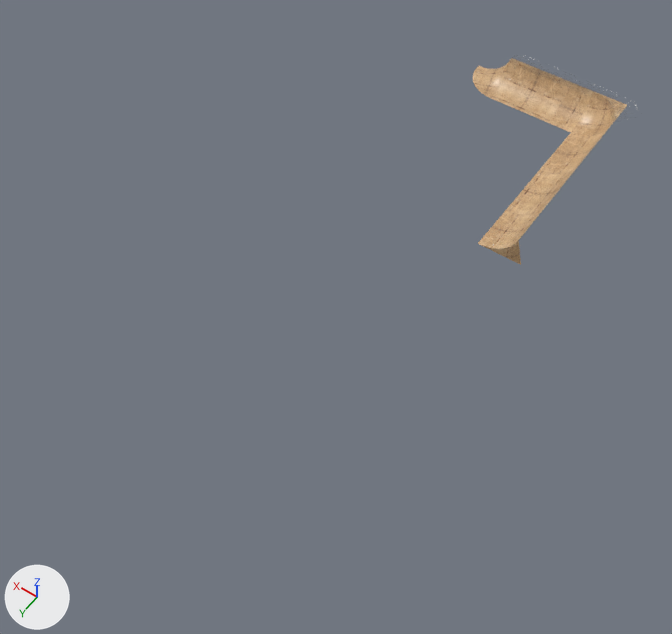
An edit to the FBX model Assets/Content/warehouse/models/quarterC.fbx, drawn before and after from the same camera.
Both versions are drawn from a camera (50 mm lens) standing at (-8.4, 37.3, 29.7) and looking at (4.7, 18.9, 0.7). The lights are fixed; the arrows at lower left show +X, +Y and +Z.

The older version as bpy lines, for what is in view:
```python
me_plane_004 = bpy.data.meshes.new('Plane.004')
me_plane_004.from_pydata(...)  # 308 vertices, 312 faces; spans x -0.16..7.67, y -0.15..10.0, z 0.0..1.24
me_plane_004.materials.append(mat_park01)  # picture img_f47285431_jpg
# before: 307 (-0.16, 10.0, 0.0) at pixel (521, 265)
ob_quarterc = bpy.data.objects.new('quarterC', me_plane_004)
ob_quarterc.location = (0.0, 3.0, 1.6)
```
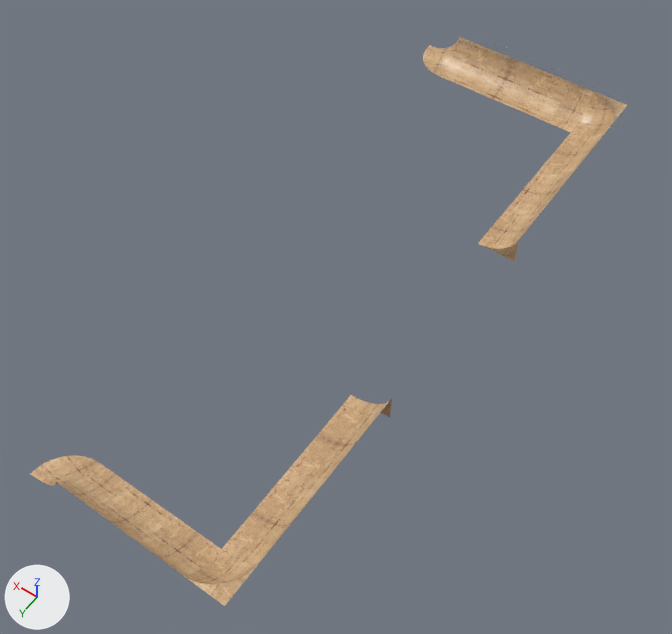
The change in detail:
me_plane_004 is used by ob_quarterc; location (0.0, 3.0, 1.6).
Verts and faces of me_plane_004; kept vertices keep their numbers, new ones are numbered from 308.
me_plane_004 had 308 vertices, 312 faces and spanned x -0.16..7.67, y -0.15..10.0, z 0.0..1.24.
me_plane_004 now has 616 vertices, 624 faces and spans x 0.14..10.47, y -0.15..27.91, z 0.0..1.24.
me_plane_004 part 1: a new loose piece of 308 vertices spanning x 0.15..8.82, y 19.0..27.91, z 0.0..1.24, in mat_park01 (picture img_f47285431_jpg).
Part 2, on me_plane_004:
131 vertices in x 6.0..7.67, y -0.15..1.67, z 0.0..1.24 move by (2.8, 0.0, 0.0).
Part 3, on me_plane_004:
Vertex 307 moves to (0.14, 10.0, 0.0), pixel (514, 261).

Location of each change, (x1, y1, x2, y2) in pixels of the pictures (672 x 634 px; the box of a moved part takes in the faces that stretch with it):
'quarterC', reshaped (286% wider, 174% taller)
    before: (473, 58, 627, 265)
    after: (30, 37, 627, 606)
part 1 of me_plane_004, added (brown)
    after: (30, 395, 392, 606)
part 2 of me_plane_004, moved or reshaped
    before: (473, 58, 570, 123)
    after: (423, 37, 570, 123)
part 3 of me_plane_004, moved or reshaped
    before: (484, 240, 521, 265)
    after: (484, 240, 519, 262)
